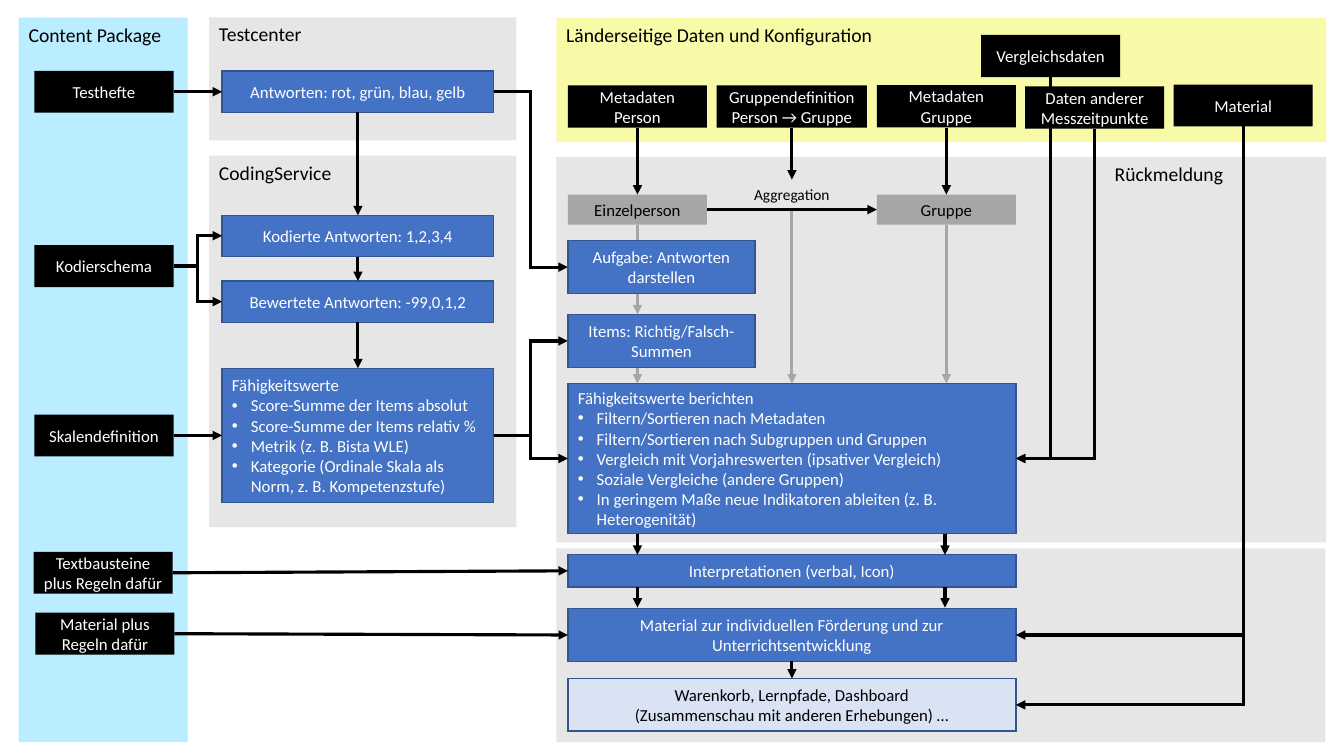
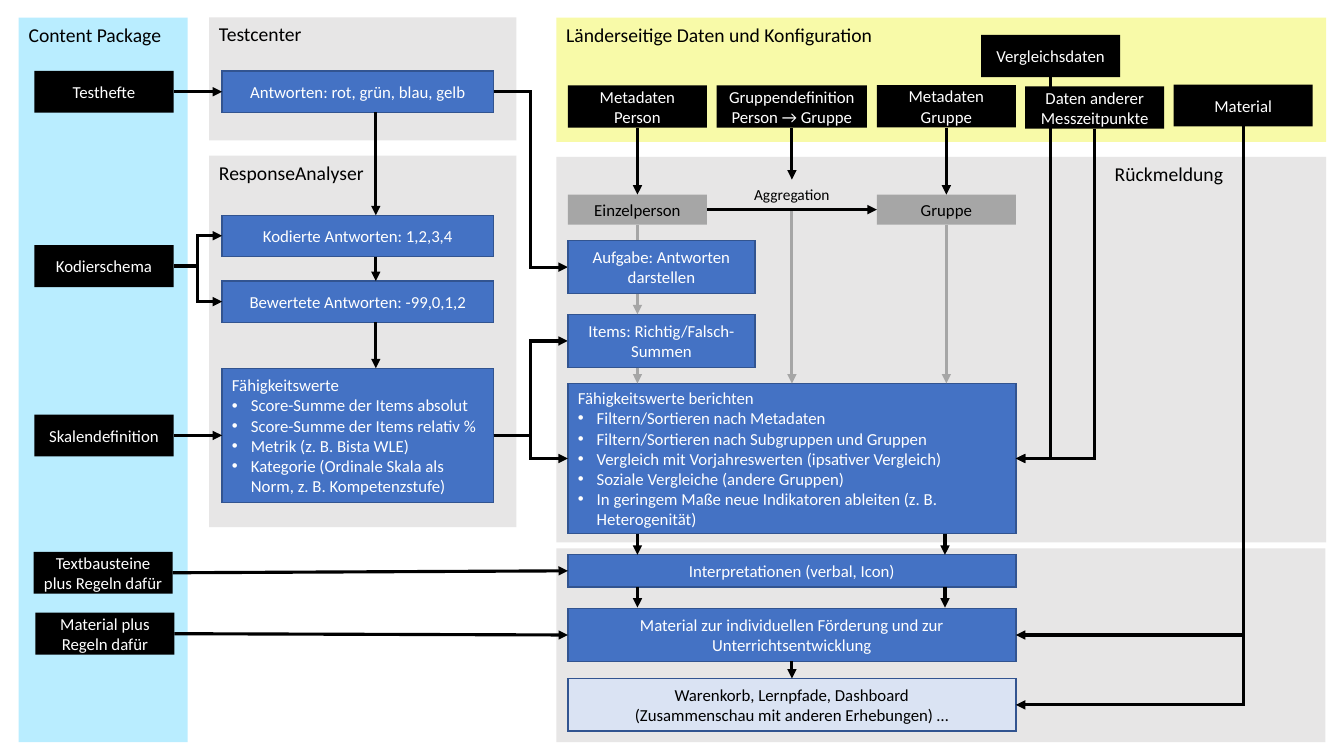
Before and after one commit to iqb-berlin/rising-stars, a slide deck: slide 1 of assets/big-feedback-picture.pptx. Drawn at 1344x756 pixels with LibreOffice and Linux fonts; fonts in the diff are those of the drawing. Boxes give left, top, right and bottom in pixels: in the first picture for what was removed or moved away, otherwise in the second. Text is boxed around its words. In the diff, an @@ line names an element or a change of style, - is before the commit and + after.

```diff
--- a/assets/big-feedback-picture.pptx
+++ b/assets/big-feedback-picture.pptx
@@ text in rectangle at (219,166,364,183): text changed @@
-CodingService
+ResponseAnalyser
@@ 3 arrows: place and size @@
-3 arrows at (358,112,358,368)
+3 arrows at (376,112,376,368)
```
Also in this commit, not shown: 2 other files.
